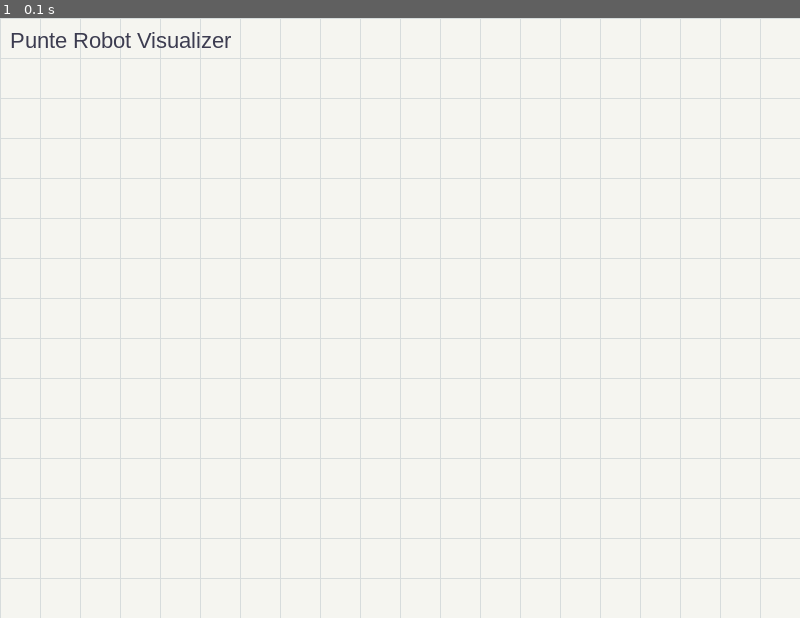
Above: before the commit, frame 1.
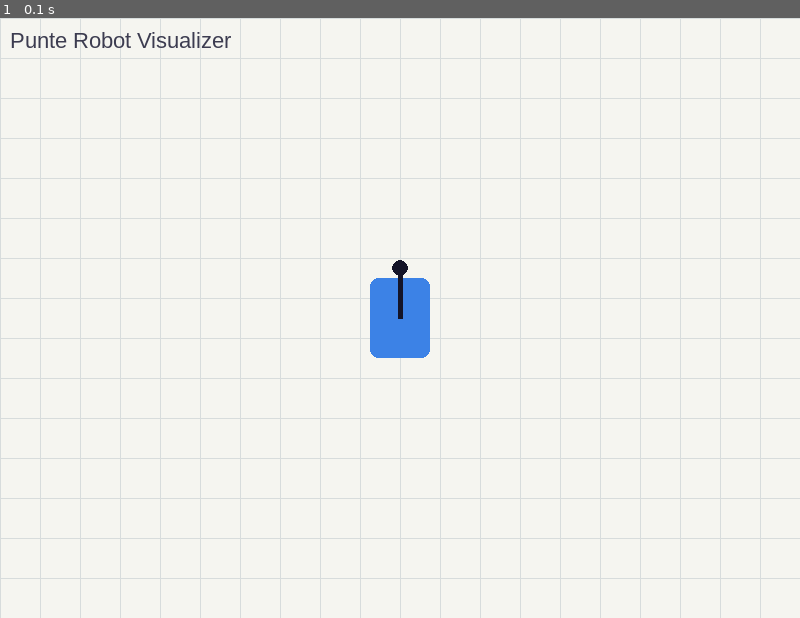
Above: after the commit, the same moment.

Repository: SudipVikram/OdometryVisualizer
Game: pygame game, started from main.py
The game is run twice, just before and just after one commit, with the same random seed, the same clock (stepped at 60 frames per second) and the same inputs.
Inputs:
- Up to frame 1 (0.1 s): no input

The runs differ from the first frame. In frame 1, 1.0% of the frame differs, in the area x 46-54%, y 40-57%.

Commit message:
basic robot with arrowhead in grid center created

Diff:
--- a/main.py
+++ b/main.py
@@ -1,4 +1,5 @@
 import pygame
+import math
 
 pygame.init()
 
@@ -15,6 +16,8 @@
 BG_COLOR = (245, 245, 240)  # warm gray
 GRID_COLOR = (215, 220, 220)    # light gray
 TEXT_COLOR = (60, 60, 80)
+ROBOT_COLOR = (60, 130, 230)        # nice blue
+ARROW_COLOR = (20, 20, 40)
 
 running = True
 
@@ -41,6 +44,37 @@
     for y in range(0,HEIGHT,tile_size):
         pygame.draw.line(screen, GRID_COLOR, (0,y), (WIDTH,y),1)
 
+    #--------------------
+    # Robot
+    #--------------------
+    robot_center_x = WIDTH // 2
+    robot_center_y = HEIGHT // 2
+
+    # Robot body: rectangle 60px wide, 80px long
+    robot_width = 60
+    robot_length = 80
+
+    # calculate the top-left corner of the rectangle(robot_center_x, robot_center_y)
+    rect_x = robot_center_x - robot_width // 2
+    rect_y = robot_center_y - robot_length // 2
+
+    # draw the robot body
+    pygame.draw.rect(
+        screen,
+        ROBOT_COLOR,
+        (rect_x, rect_y, robot_width, robot_length),
+        border_radius=8     # for rounded corners
+    )
+
+    # direction arrow
+    arrow_length = 50
+    # straight up from the center of the robot
+    arrow_start = (robot_center_x, robot_center_y)
+    arrow_end = (robot_center_x, robot_center_y - arrow_length)
+
+    pygame.draw.line(screen, ARROW_COLOR, arrow_start, arrow_end, 5)
+    pygame.draw.circle(screen, ARROW_COLOR, arrow_end, 8)   # arrowhead dot
+
     # Title
     font = pygame.font.SysFont("arial", 22)
     text = font.render("Punte Robot Visualizer",True,TEXT_COLOR)
